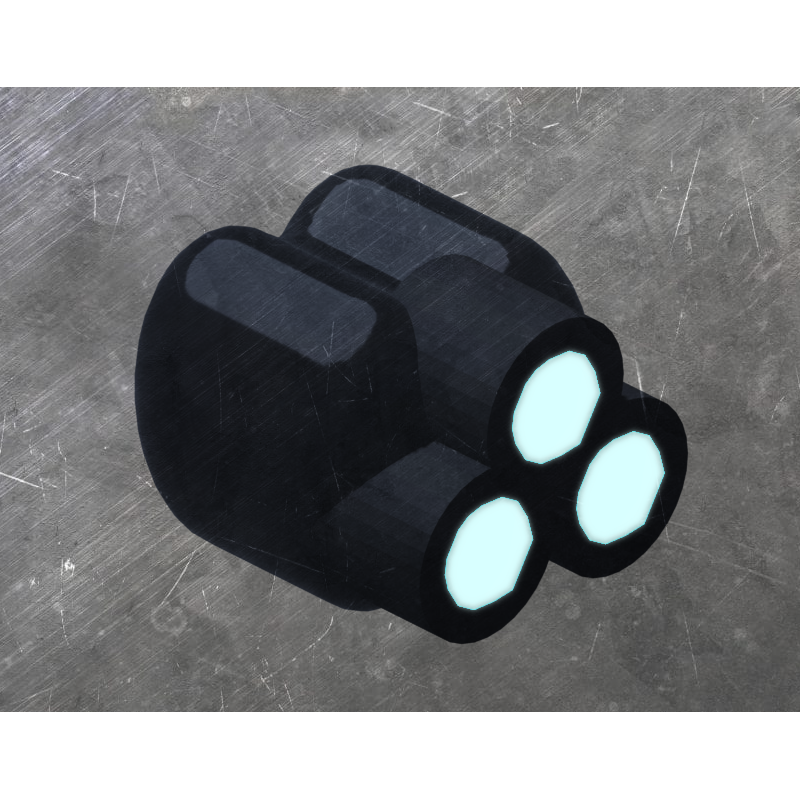
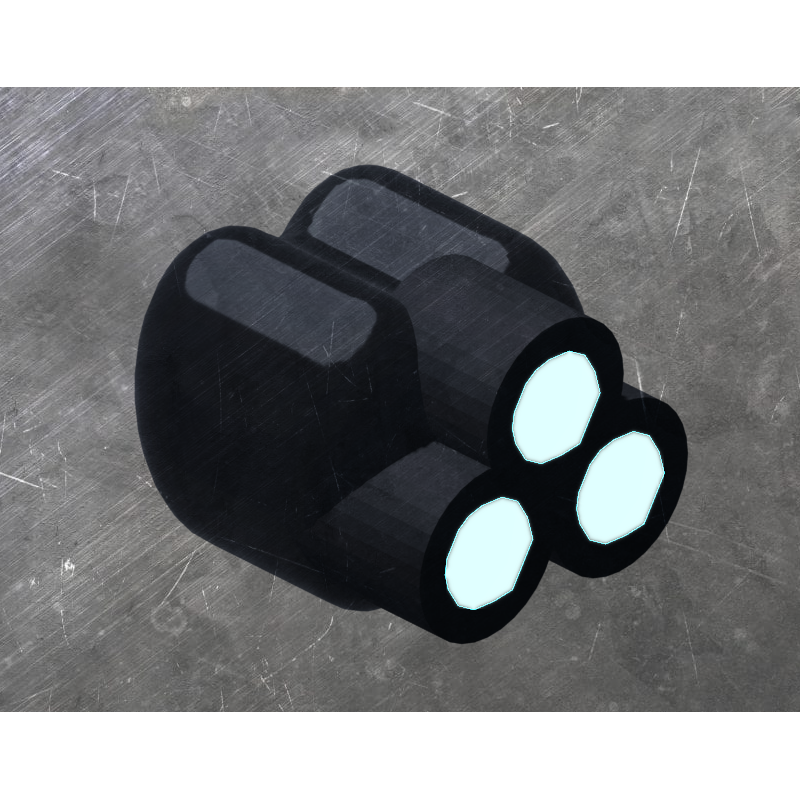
The second 800x800 image is a revision of the first. Changes to its layers:
painted on "Floated Layer" over [435, 341, 674, 619]
renamed "tier 2 thruster.png" to "tier 2 thruster guz.png", painted on it over [134, 165, 688, 644]
